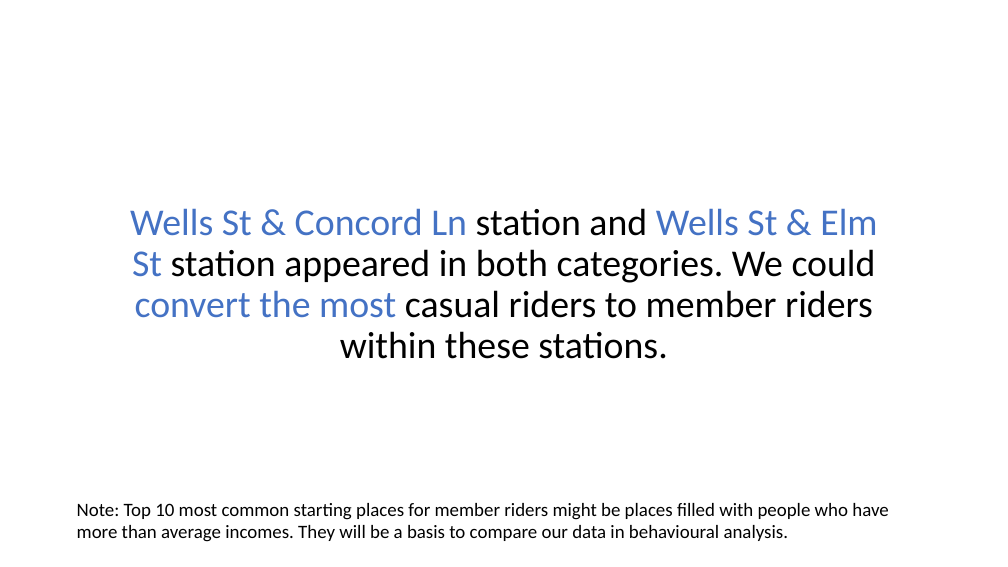
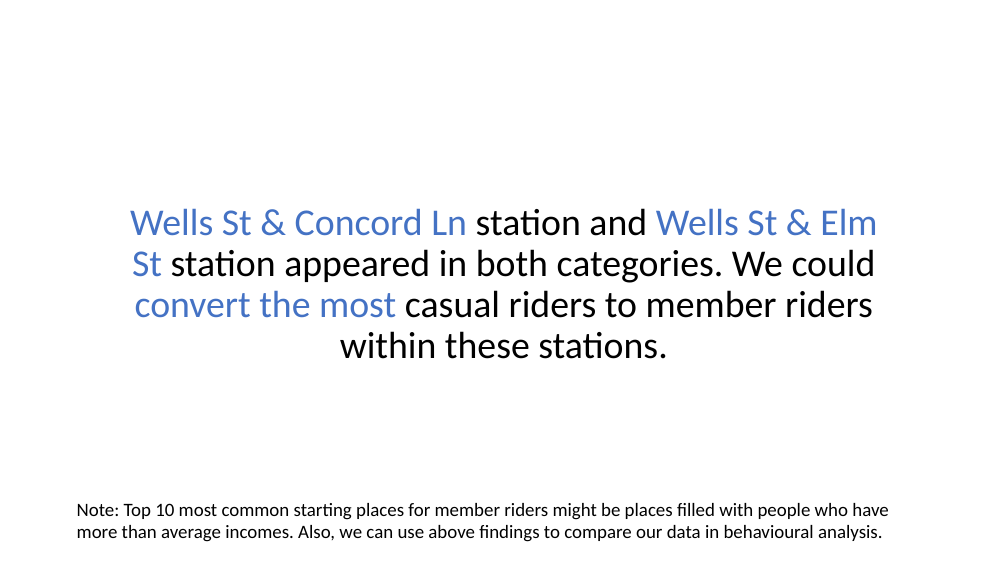
Before and after one commit to rinogrego/Google-Data-Analytics-Capstone-Project, a slide deck: slide 14 of Case Study 1 - How Does a Bike-Share Navigate Speedy Success/results/Strategic Locations to Convert Casual Riders into Member.pptx. Drawn at 1008x567 pixels with LibreOffice and Linux fonts; fonts in the diff are those of the drawing. Boxes give left, top, right and bottom in pixels: in the first picture for what was removed or moved away, otherwise in the second. Text is boxed around its words. In the diff, an @@ line names an element or a change of style, - is before the commit and + after.

```diff
--- a/Case Study 1 - How Does a Bike-Share Navigate Speedy Success/results/Strategic Locations to Convert Casual Riders into Member.pptx
+++ b/Case Study 1 - How Does a Bike-Share Navigate Speedy Success/results/Strategic Locations to Convert Casual Riders into Member.pptx
@@ text at [77,503,888,542]: text changed @@
-Note: Top 10 most common starting places for member riders might be places filled with people who have more than average incomes. They will be a basis to compare our data in behavioural analysis.
+Note: Top 10 most common starting places for member riders might be places filled with people who have more than average incomes. Also, we can use above findings to compare our data in behavioural analysis.
```
Also in this commit, not shown: 1 other slide changed.
